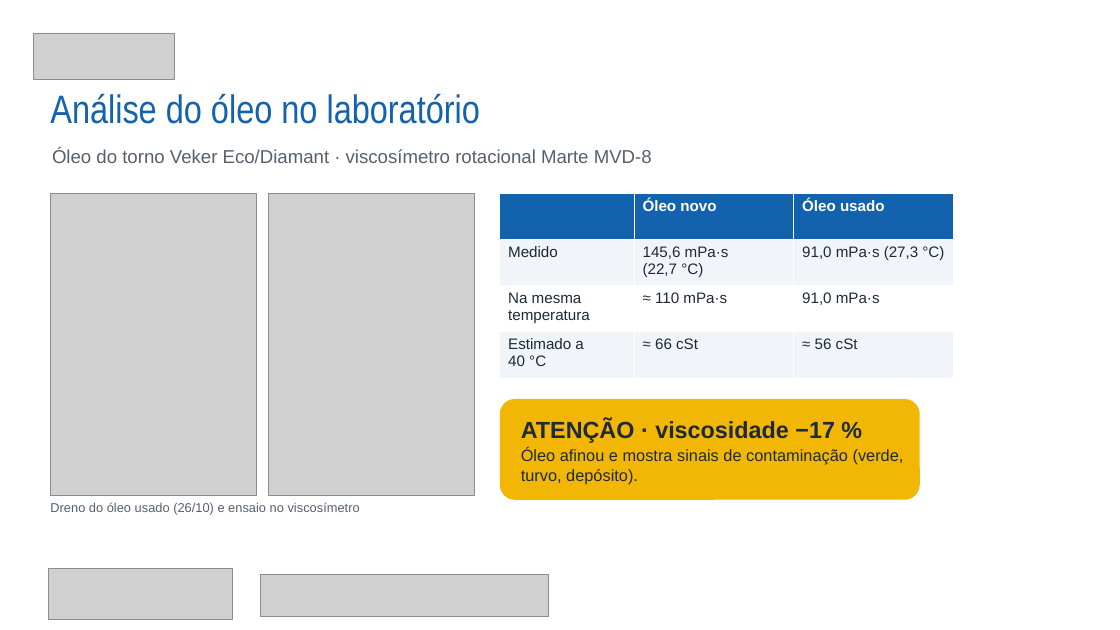
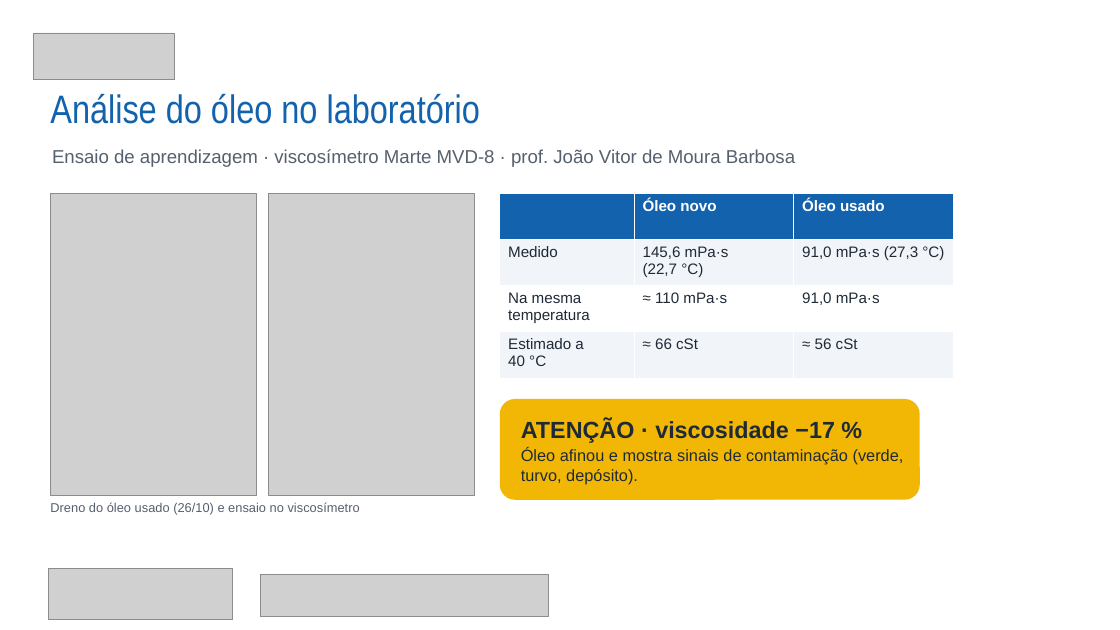
Before and after one commit to venerandodasilvawesley-debug/projeto-integrador-qrcode-lubrificantes, a slide deck: slide 14 of apresentacao/Apresentacao_PI_QRCode_Lubrificantes.pptx. Drawn at 1120x630 pixels with LibreOffice and Linux fonts; fonts in the diff are those of the drawing; grey boxes stand for pictures; background and template pictures are left out. Boxes give left, top, right and bottom in pixels: in the first picture for what was removed or moved away, otherwise in the second. Text is boxed around its words. In the diff, an @@ line names an element or a change of style, - is before the commit and + after.

Commit message:
Turma dos participantes, prof. João Vitor e conferência do óleo

```diff
--- a/apresentacao/Apresentacao_PI_QRCode_Lubrificantes.pptx
+++ b/apresentacao/Apresentacao_PI_QRCode_Lubrificantes.pptx
@@ text at bbox=[52, 149, 795, 167]: text changed @@
-Óleo do torno Veker Eco/Diamant · viscosímetro rotacional Marte MVD-8
+Ensaio de aprendizagem · viscosímetro Marte MVD-8 · prof. João Vitor de Moura Barbosa
```
Also in this commit, not shown: 23 other files.
